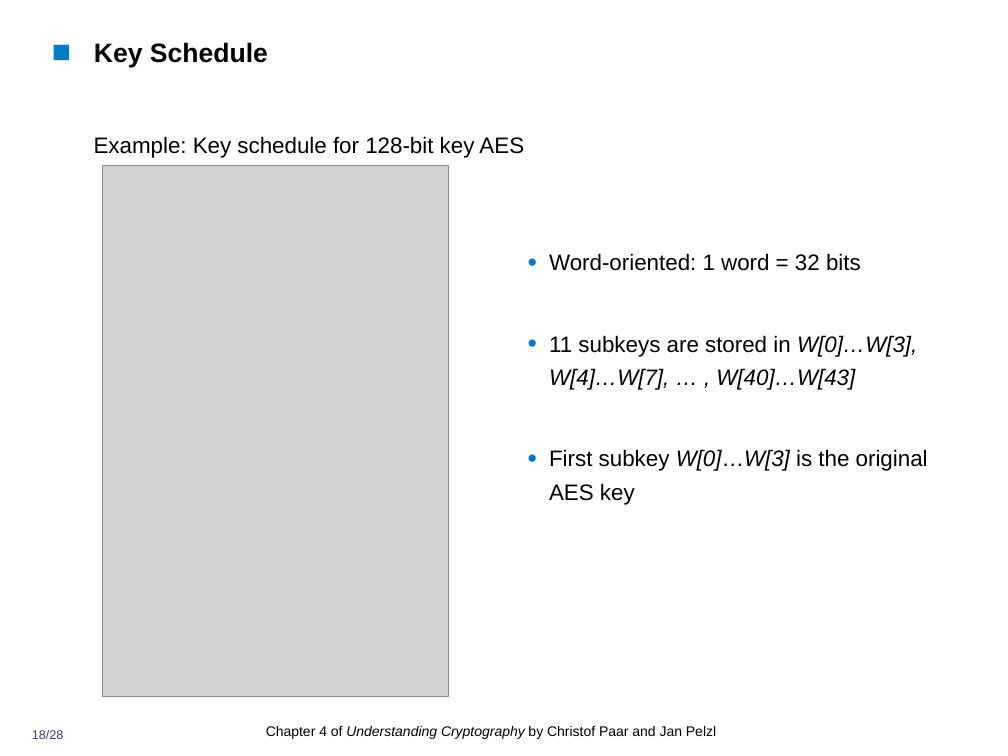
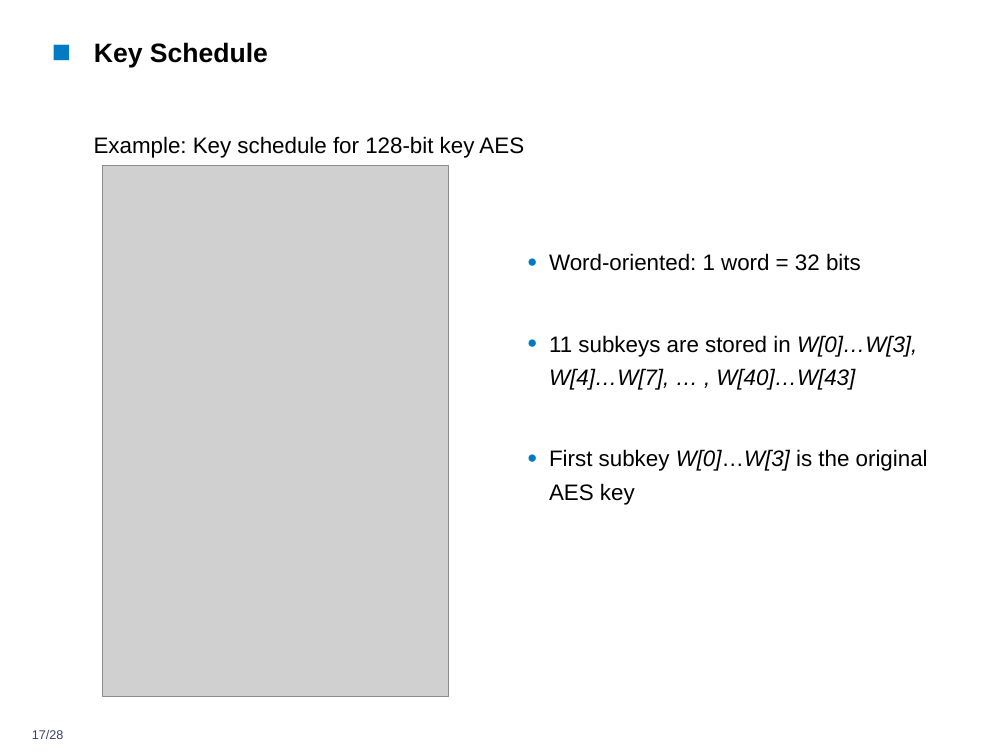
Before and after one commit to Emadalsuwat/emadalsuwat.github.io, a slide deck: slide 17 of cryptography/Lecture7.ppt (slide 18 before the commit). Drawn at 1008x756 pixels with LibreOffice and Linux fonts; fonts in the diff are those of the drawing; grey boxes stand for pictures. Boxes give left, top, right and bottom in pixels: in the first picture for what was removed or moved away, otherwise in the second. Text is boxed around its words. In the diff, an @@ line names an element or a change of style, - is before the commit and + after.

```diff
--- a/cryptography/Lecture7.ppt
+++ b/cryptography/Lecture7.ppt
@@ page number at box(32, 730, 64, 739): text changed @@
-18/28
+17/28
@@ text removed at box(266, 726, 716, 739) @@
-Chapter 4 of Understanding Cryptography by Christof Paar and Jan Pelzl
```
Also in this commit, not shown: 26 other slides changed, 1 slide removed.
